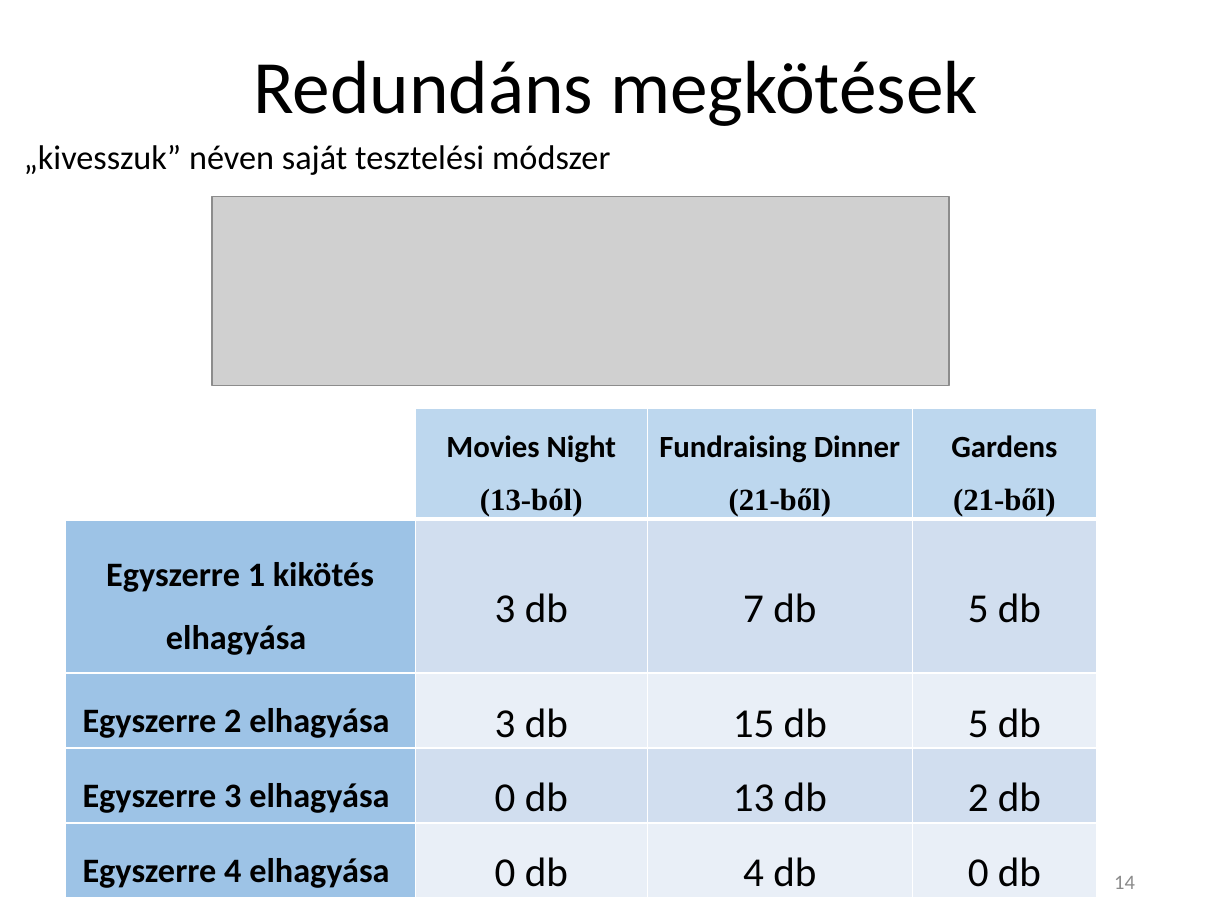
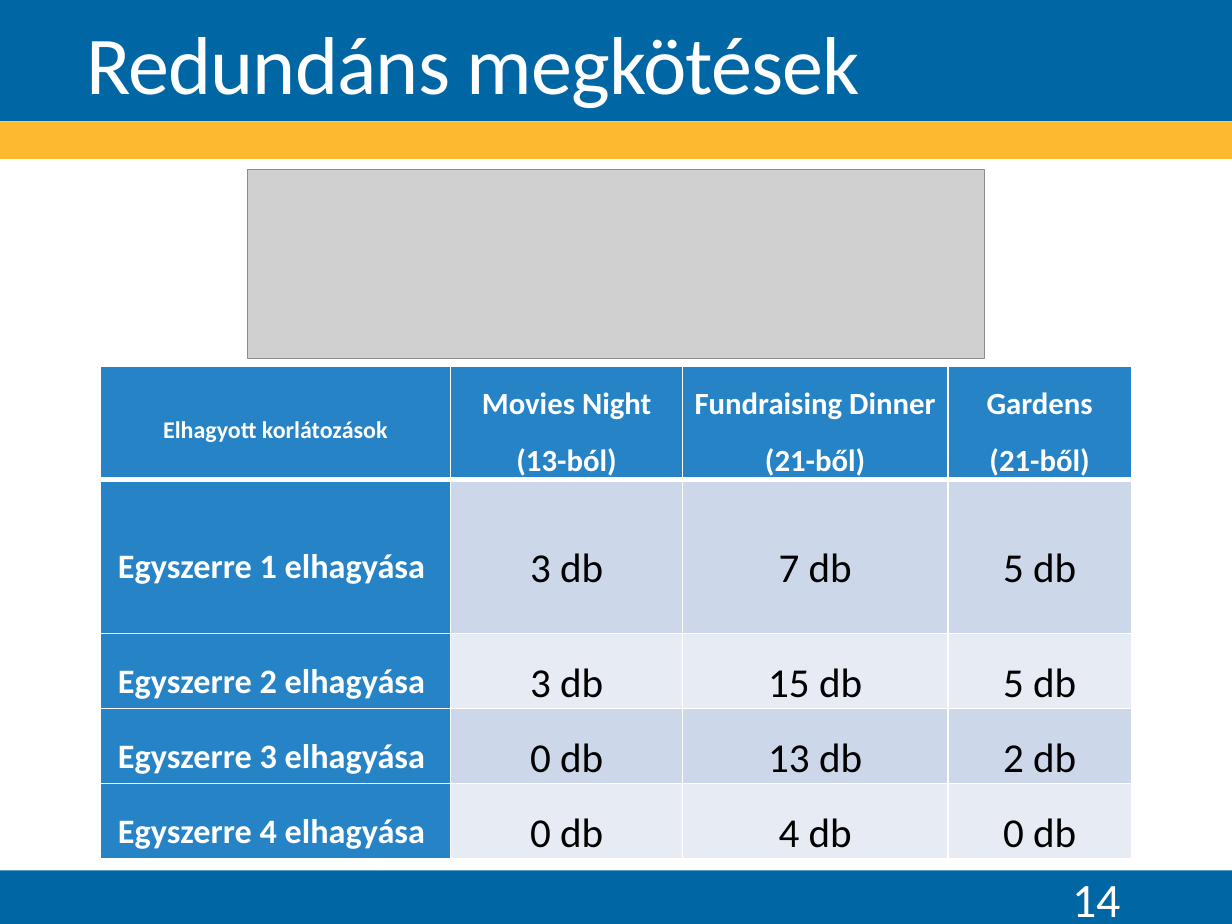
Before and after one commit to Teaching-projects/SZE-Peku221b, a slide deck: slide 14 of CP_Dolgozat/Előadás/Logikai feladványok megoldása korlátprogramozással.pptx. Drawn at 1232x924 pixels with LibreOffice and Linux fonts; fonts in the diff are those of the drawing; grey boxes stand for pictures; background and template pictures are left out. Boxes give left, top, right and bottom in pixels: in the first picture for what was removed or moved away, otherwise in the second. Text is boxed around its words. In the diff, an @@ line names an element or a change of style, - is before the commit and + after.

```diff
--- a/CP_Dolgozat/Előadás/Logikai feladványok megoldása korlátprogramozással.pptx
+++ b/CP_Dolgozat/Előadás/Logikai feladványok megoldása korlátprogramozással.pptx
@@ rectangle added at (0, 0, 1232, 121), fill #0066A4 @@
@@ title "Redundáns megkötések": place and size @@
-title "Redundáns megkötések" at (253, 60, 977, 126)
+title "Redundáns megkötések" at (86, 37, 860, 108)
@@ title "Redundáns megkötések" at (86, 37, 860, 108): size 44 to 48 pt, text colour #000000 to #FFFFFF, letter spacing 0 to -0.5 pt; alignment centre to left; line spacing 0.9 to 0.85; vertical alignment middle to bottom @@
@@ rectangle added at (0, 122, 1232, 159), fill #FDBA31 @@
@@ text removed at (24, 145, 610, 175) @@
-„kivesszuk” néven saját tesztelési módszer
@@ picture: place and size @@
-picture at (212, 196, 949, 384)
+picture at (248, 170, 984, 359)
@@ table at (100, 367, 1131, 853) @@
-row 1, column 1: 
+row 1, column 1: Elhagyott korlátozások
-row 2, column 1: Egyszerre 1 kikötés elhagyása
+row 2, column 1: Egyszerre 1 elhagyása
@@ fill none to #2683C6 in row 1, column 1 @@
@@ fill #BDD7EE to #2683C6 in 3 cells @@
@@ fill #9DC3E6 to #2683C6 in 4 cells @@
@@ fill #D2DEEF to #CDD9EA in 6 cells @@
@@ fill #EAEFF7 to #E8EDF5 in 6 cells @@
@@ text colour #000000 to #FFFFFF in "Movies Night", "(13-ból)", "Fundraising Dinner", "(21-ből)" and 5 more places @@
@@ font Times New Roman to Calibri in "(13-ból)", "(21-ből)", "(21-ből)" @@
@@ table: place and size @@
-table at (65, 408, 1096, 892)
+table at (100, 367, 1131, 853)
@@ rectangle added at (0, 870, 1232, 924), fill #0066A4 @@
@@ page number: place and size @@
-page number at (1114, 876, 1135, 889)
+page number at (1072, 886, 1120, 917)
@@ page number at (1072, 886, 1120, 917): size 12 to 28 pt, text colour #8C8C8C to #FFFFFF @@
```
Also in this commit, not shown: 9 other slides changed, 6 slides added, 6 slides removed, 11 other files.
